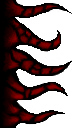
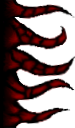
Comparing the layer stacks of the two 75x128 images. Changes:
added layer "The Blackness copy 2" in group "The Veiiill copy" over [1, 0, 75, 128]
hid "The Blackness" (1st of 2, in "The Veiiill copy") over [1, 0, 72, 128]
added layer "Layer 1" in group "The Veiiill copy" over [1, 21, 4, 124]
